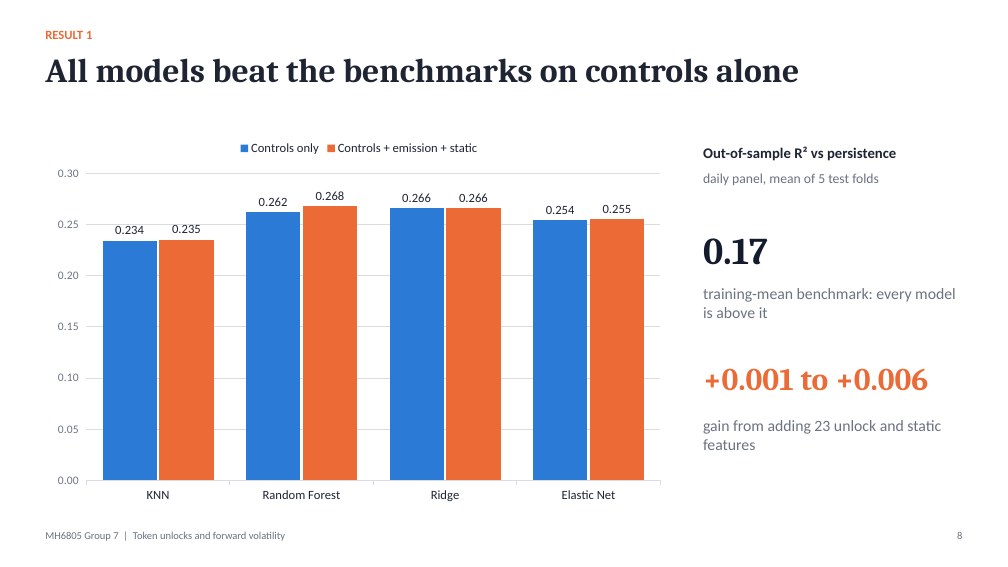
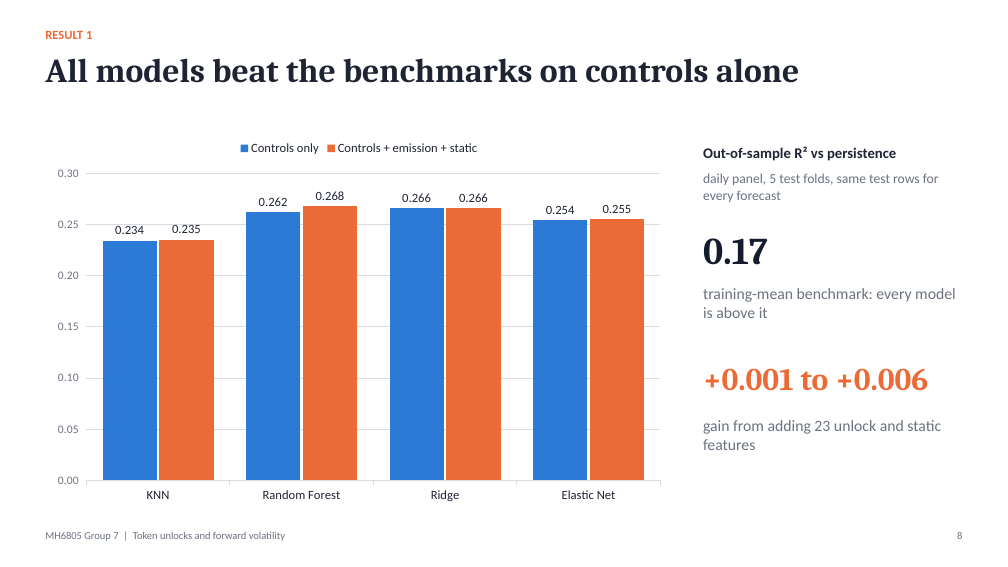
Before and after one commit to watersalamander/MH6805A-Project-Group7, a slide deck: slide 8 of report/Group7_Presentation_DRAFT.pptx. Drawn at 1008x567 pixels with LibreOffice and Linux fonts; fonts in the diff are those of the drawing. Boxes give left, top, right and bottom in pixels: in the first picture for what was removed or moved away, otherwise in the second. Text is boxed around its words. In the diff, an @@ line names an element or a change of style, - is before the commit and + after.

Commit message:
Report and slides: cover the new guideline, unify report fonts
Report: two text sizes only (11 pt body, 9 pt tables/captions/references),
real sub/superscripts instead of fallback-font Unicode, tables kept on one
page. New sections on which mistakes remain, interpretation by coefficients,
tree and neighbours, and practical relevance. Body is 6 pages plus references.
Slides: 17, adding the mistakes and practical-relevance slides and an
interpretation slide built on coefficients, a tree and neighbours.

```diff
--- a/report/Group7_Presentation_DRAFT.pptx
+++ b/report/Group7_Presentation_DRAFT.pptx
@@ text at (703, 173, 939, 202): text changed @@
-daily panel, mean of 5 test folds
+daily panel, 5 test folds, same test rows for every forecast
```
Also in this commit, not shown: 5 other slides changed, 2 slides added, 4 other files.
